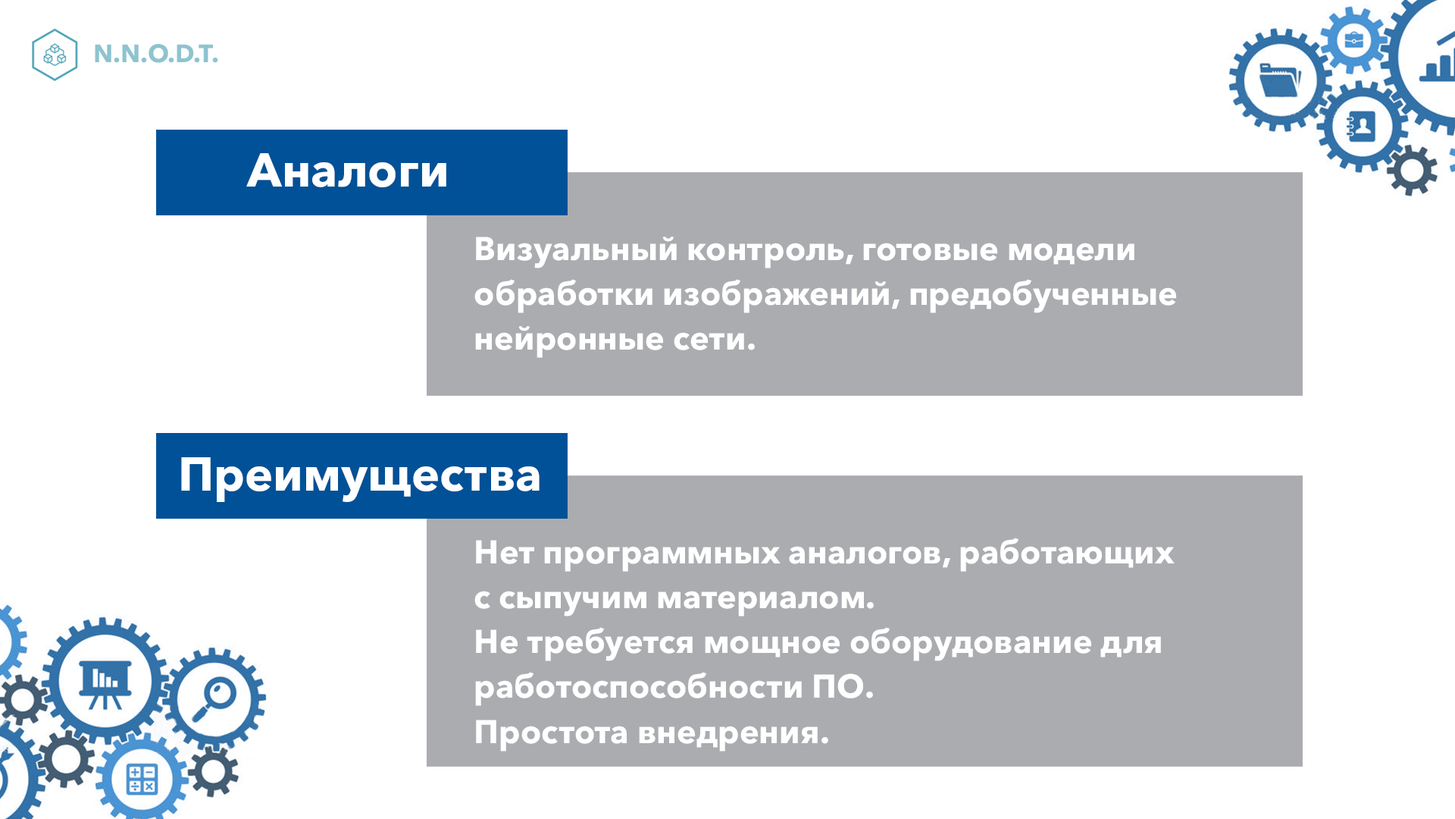
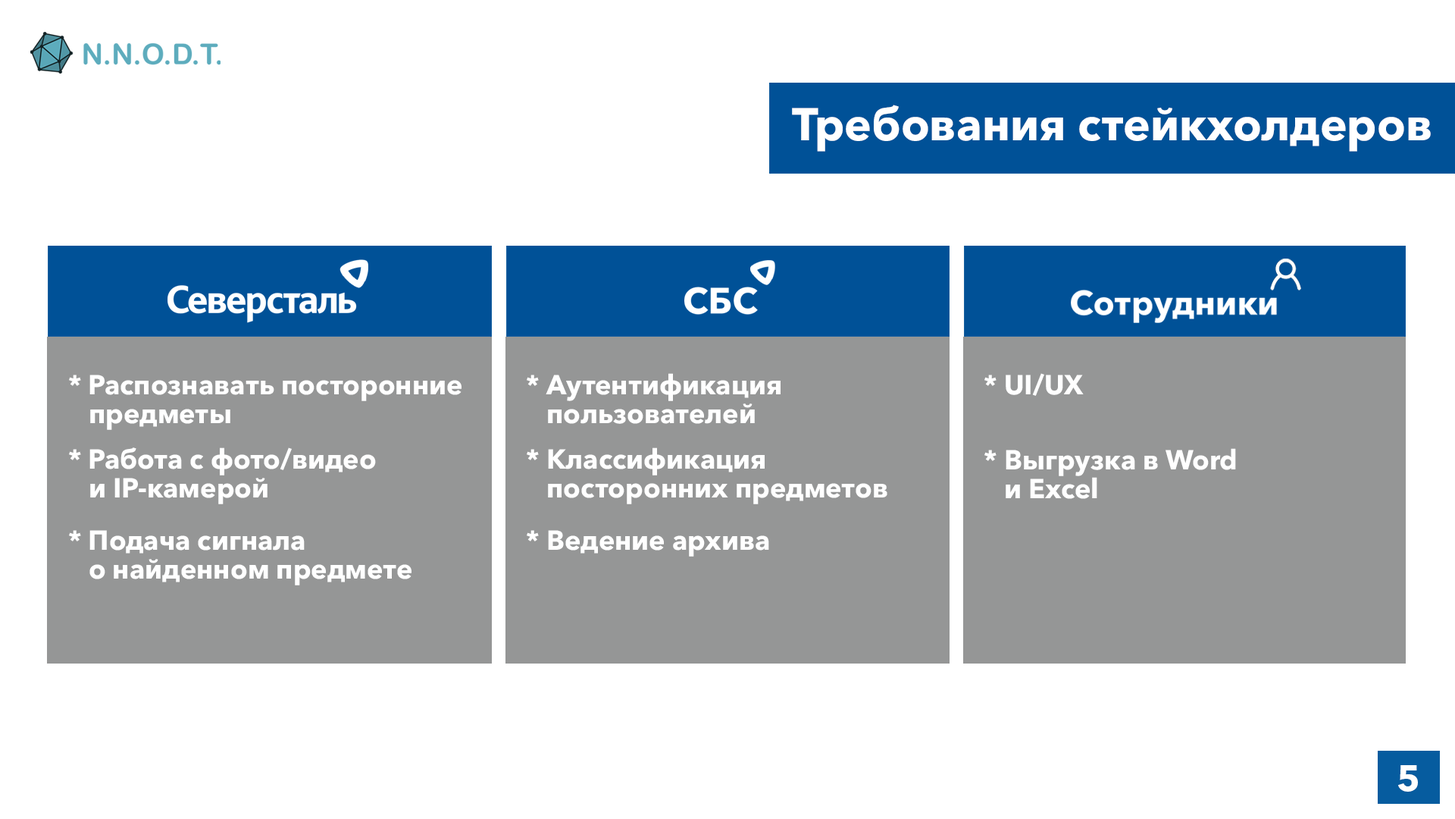
Layered file, before and after one edit (1455x819). Changes by layer:
moved "Слой 2" into group "Низ", painted on it over box(0, 68, 1441, 819)
removed group "Аналоги" (1st of 2) (4 layers) over box(156, 129, 1303, 396)
added group "Заголовок" with 2 layers above "Севка" over box(769, 82, 1455, 174)
renamed "Визуальный контроль, готовые модели обработки изображений, пред" to "Слой 1 копия 5", moved it into group "Заголовок", painted on it over box(474, 82, 1455, 358)
added group "Севка" with 6 layers above "СБС" over box(46, 245, 492, 664)
added layer "Слой 1 копия 8" in group "Севка" over box(47, 245, 492, 337)
added layer "Слой 1 копия 4" in group "Севка" over box(46, 336, 492, 664)
added group "СБС" with 6 layers above "Сотрудники" over box(505, 245, 950, 664)
moved "Слой 1" into group "СБС", painted on it over box(156, 129, 776, 315)
removed layer "Слой 1 копия" (1st of 2, in "Аналоги") from group "Аналоги" over box(426, 172, 1303, 396)
removed group "Приемущества" (4 layers) over box(156, 432, 1303, 767)
removed layer "Нет программных аналогов, работающих с сыпучим материалом. Не т" from group "Приемущества" over box(474, 537, 1175, 752)
added layer "Слой 1 копия 9" in group "СБС" over box(506, 245, 950, 337)
added layer "Слой 1 копия 7" in group "СБС" over box(505, 336, 950, 664)
added group "Сотрудники" with 5 layers above "Фон" over box(963, 245, 1407, 664)
renamed "Слой 1 копия" to "* UI/UX", moved it into group "Сотрудники", painted on it over box(426, 372, 1303, 767)
removed layer "Слой 3" (was hue) over box(0, 0, 1455, 819)
removed layer "Слой 2 копия" over box(1149, 0, 1455, 381)
removed layer "Слой 3 копия" (was hue) over box(0, 0, 1455, 819)
renamed "Слой 1" to "* Выгрузка в Word и Excel", moved it into group "Сотрудники", painted on it over box(156, 432, 1237, 519)
added layer "Слой 1 копия 6" in group "Сотрудники" over box(963, 336, 1407, 664)
…and 16 more changes (12 added, 1 painted, 3 removed, 1 renamed)
